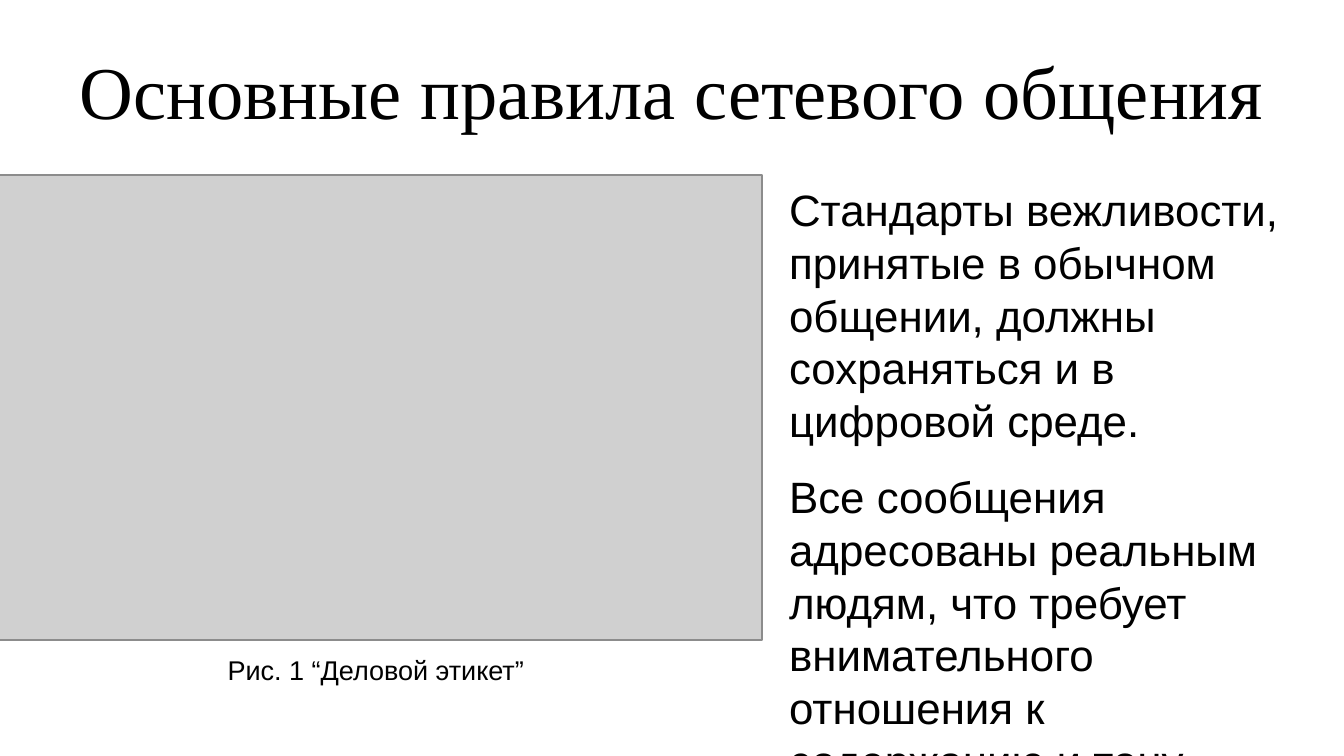
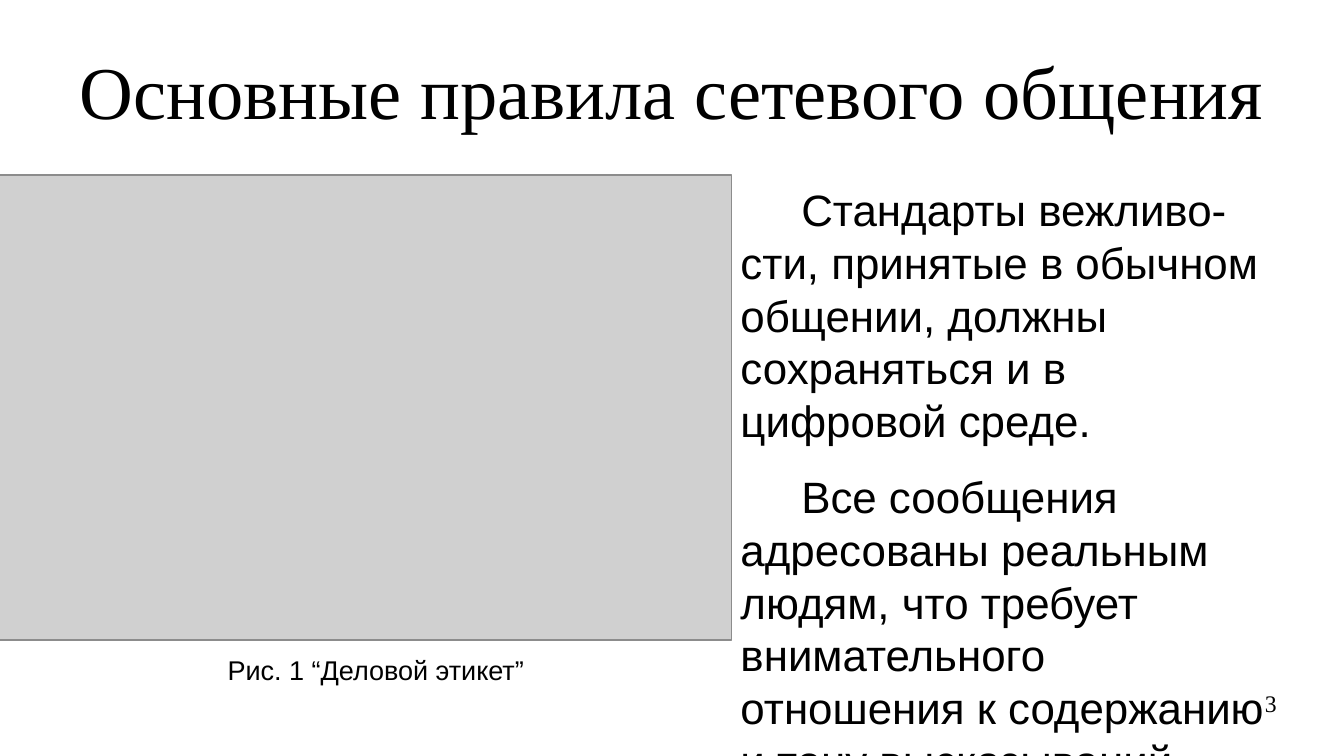
Before and after one commit to NietzschePoseidon/digital-fundamentals, a slide deck: slide 3 of documents/OCTpres1.odp. Drawn at 1344x756 pixels with LibreOffice and Linux fonts; fonts in the diff are those of the drawing; grey boxes stand for pictures. Boxes give left, top, right and bottom in pixels: in the first picture for what was removed or moved away, otherwise in the second. Text is boxed around its words. In the diff, an @@ line names an element or a change of style, - is before the commit and + after.

```diff
--- a/documents/OCTpres1.odp
+++ b/documents/OCTpres1.odp
@@ picture resized from (x1=0, y1=176, x2=762, y2=640) to (x1=0, y1=176, x2=732, y2=640) @@
@@ text at (x1=740, y1=195, x2=1264, y2=733): text changed @@
-Стандарты вежливости, принятые в обычном общении, должны сохраняться и в цифровой среде.
-Все сообщения адресованы реальным людям, что требует внимательного отношения к содержанию и тону высказываний
+Стандарты вежливо-сти, принятые в обычном общении, должны сохраняться и в цифровой среде.
+Все сообщения адресованы реальным людям, что требует внимательного отношения к содержанию и тону высказываний.
@@ page number added at (x1=1265, y1=696, x2=1277, y2=713), 14 pt, text #000000 @@
+3
```
Also in this commit, not shown: 9 other slides changed, 1 slide added, 2 slides removed.
